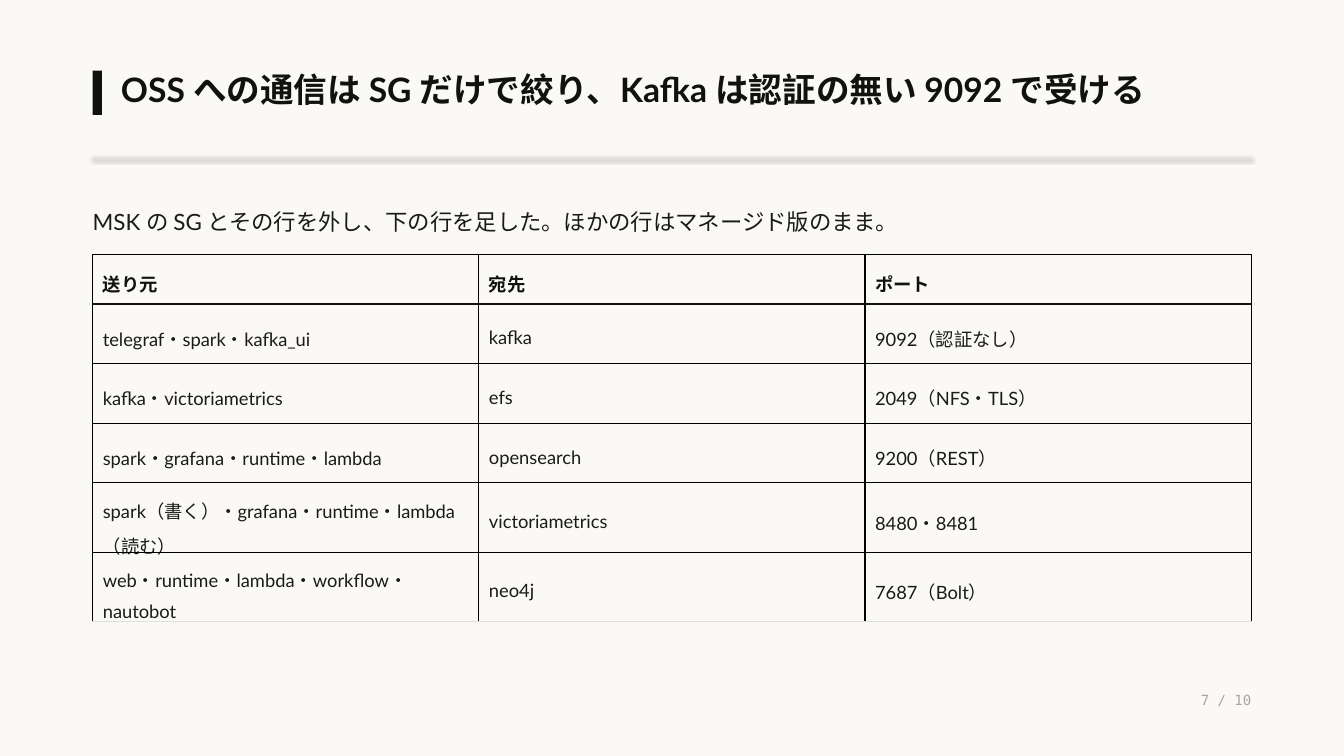
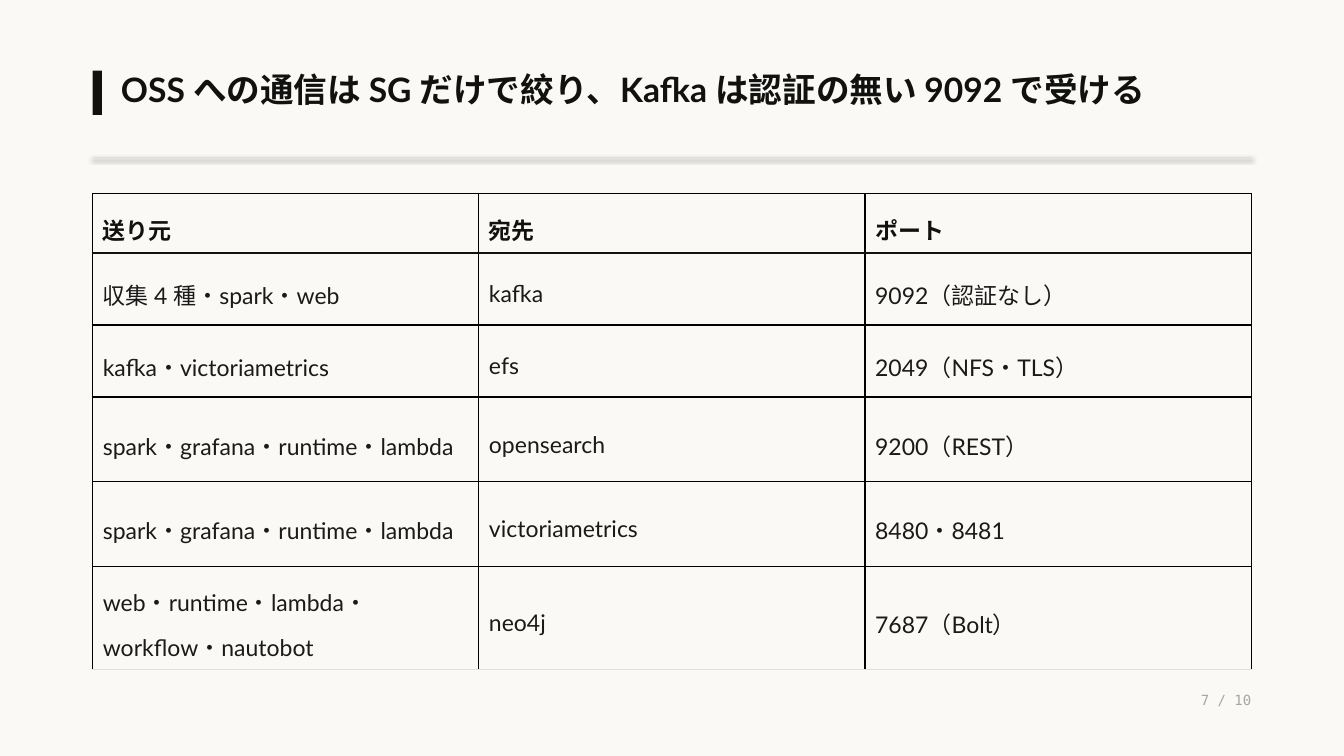
Before and after one commit to eddie-eights/nwc-poc, a slide deck: slide 7 of docs/architecture-oss.pptx. Drawn at 1344x756 pixels with LibreOffice and Linux fonts; fonts in the diff are those of the drawing. Boxes give left, top, right and bottom in pixels: in the first picture for what was removed or moved away, otherwise in the second. Text is boxed around its words. In the diff, an @@ line names an element or a change of style, - is before the commit and + after.

```diff
--- a/docs/architecture-oss.pptx
+++ b/docs/architecture-oss.pptx
@@ table at (x1=93, y1=194, x2=1251, y2=660) @@
-row 2, column 1: telegraf・spark・kafka_ui
+row 2, column 1: 収集 4 種・spark・web
-row 5, column 1: spark（書く）・grafana・runtime・lambda（読む）
+row 5, column 1: spark・grafana・runtime・lambda
@@ size 13.1 to 16.4 pt in "送り元", "宛先", "ポート", "kafka" and 12 more places @@
@@ table resized from (x1=93, y1=254, x2=1251, y2=622) to (x1=93, y1=194, x2=1251, y2=660) @@
@@ text removed at (x1=93, y1=211, x2=898, y2=232) @@
-MSK の SG とその行を外し、下の行を足した。ほかの行はマネージド版のまま。
```
Also in this commit, not shown: 8 other slides changed, 1 other file.
